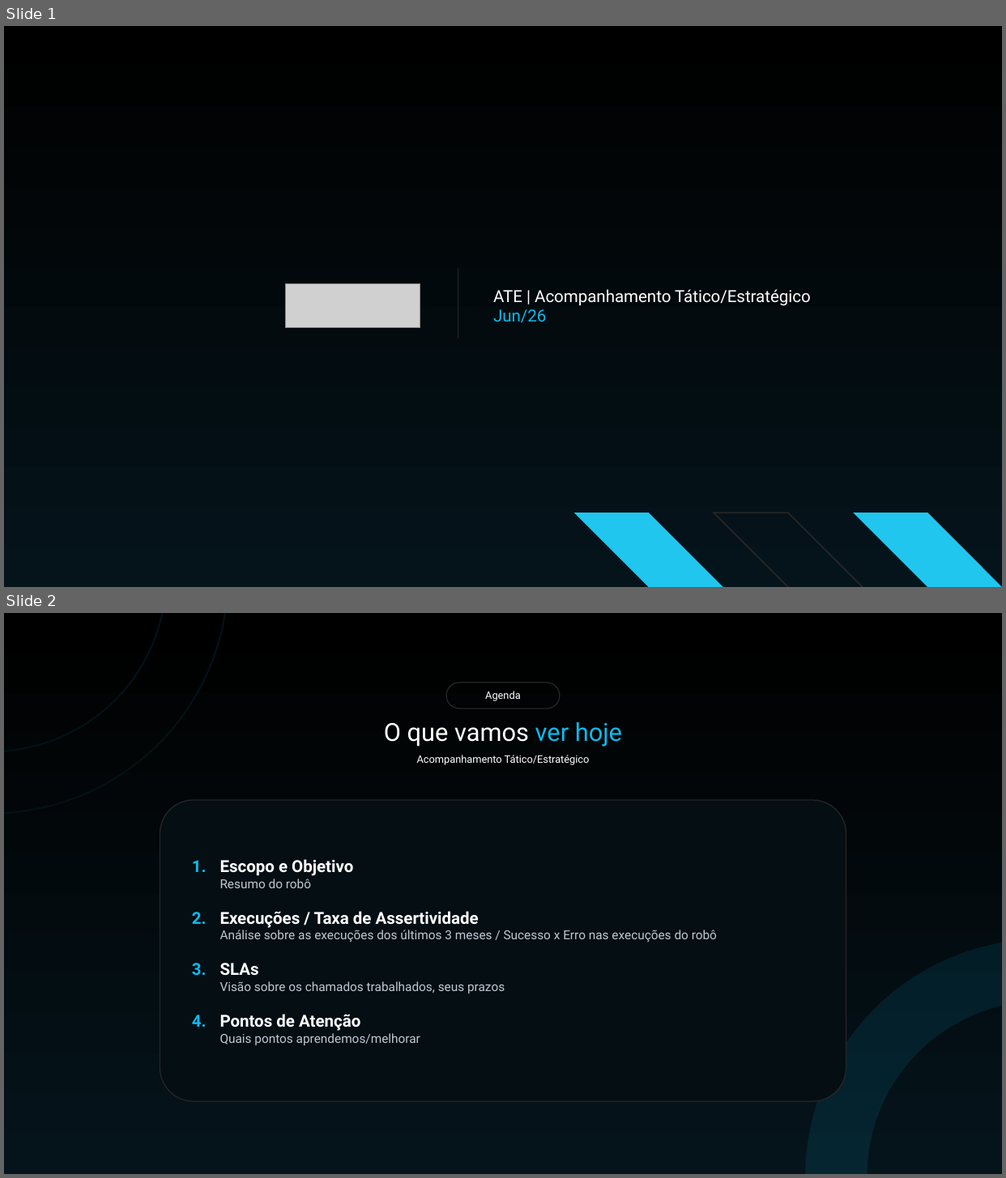
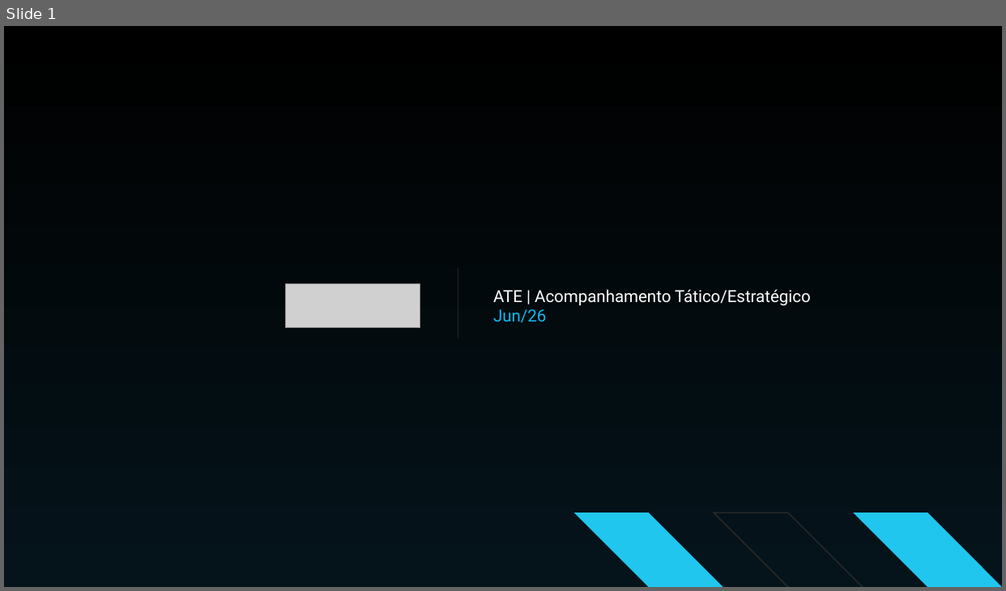
Before and after one commit to lluisaps/geracao-pptx, a slide deck: template.pptx. Shown one above the other, each under a label of ours: slides 1 and 2 before the commit, slide 1 after it. The pictures are 1006x1178 and 1006x591 pixels, drawn with LibreOffice and Linux fonts; fonts in the diff are those of the drawing; grey boxes stand for pictures. Boxes give left, top, right and bottom in pixels: in the first picture for what was removed or moved away, otherwise in the second. Text is boxed around its words. In the diff, an @@ line names an element or a change of style, - is before the commit and + after.

```diff
--- a/template.pptx
+++ b/template.pptx
@@ slide 2 removed at bbox=[4, 613, 1002, 1174], background gradient #000000 to #05141B @@
@@ freeform shape removed at bbox=[4, 613, 296, 884] @@
@@ rounded rectangle removed at bbox=[446, 683, 560, 709] @@
-Agenda
@@ text removed at bbox=[384, 722, 622, 747] @@
-O que vamos ver hoje
@@ text removed at bbox=[417, 755, 590, 765] @@
-Acompanhamento Tático/Estratégico
@@ rounded rectangle removed at bbox=[160, 800, 846, 1102] @@
@@ text removed at bbox=[220, 859, 717, 1046] @@
-1. Escopo e Objetivo
-   Resumo do robô
-2. Execuções / Taxa de Assertividade
-   Análise sobre as execuções dos últimos 3 meses / Sucesso x Erro nas execuções do robô
-3. SLAs
-   Visão sobre os chamados trabalhados, seus prazos
-4. Pontos de Atenção
-   Quais pontos aprendemos/melhorar
@@ freeform shape removed at bbox=[731, 864, 1002, 1174] @@
```
Also in this commit, not shown: 3 slides changed, 1 slide added, 2 other slides removed, 7 other files.
